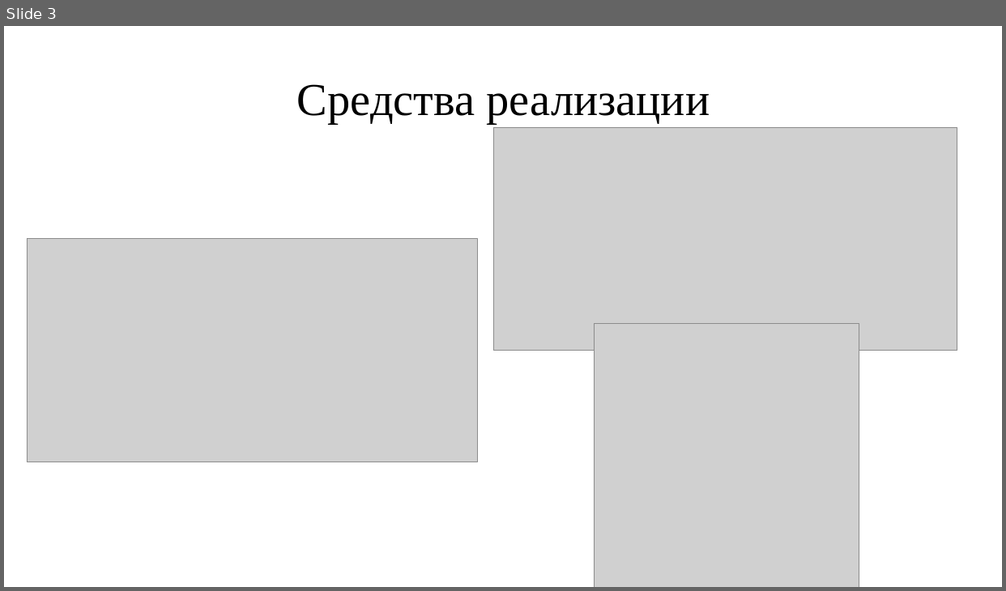
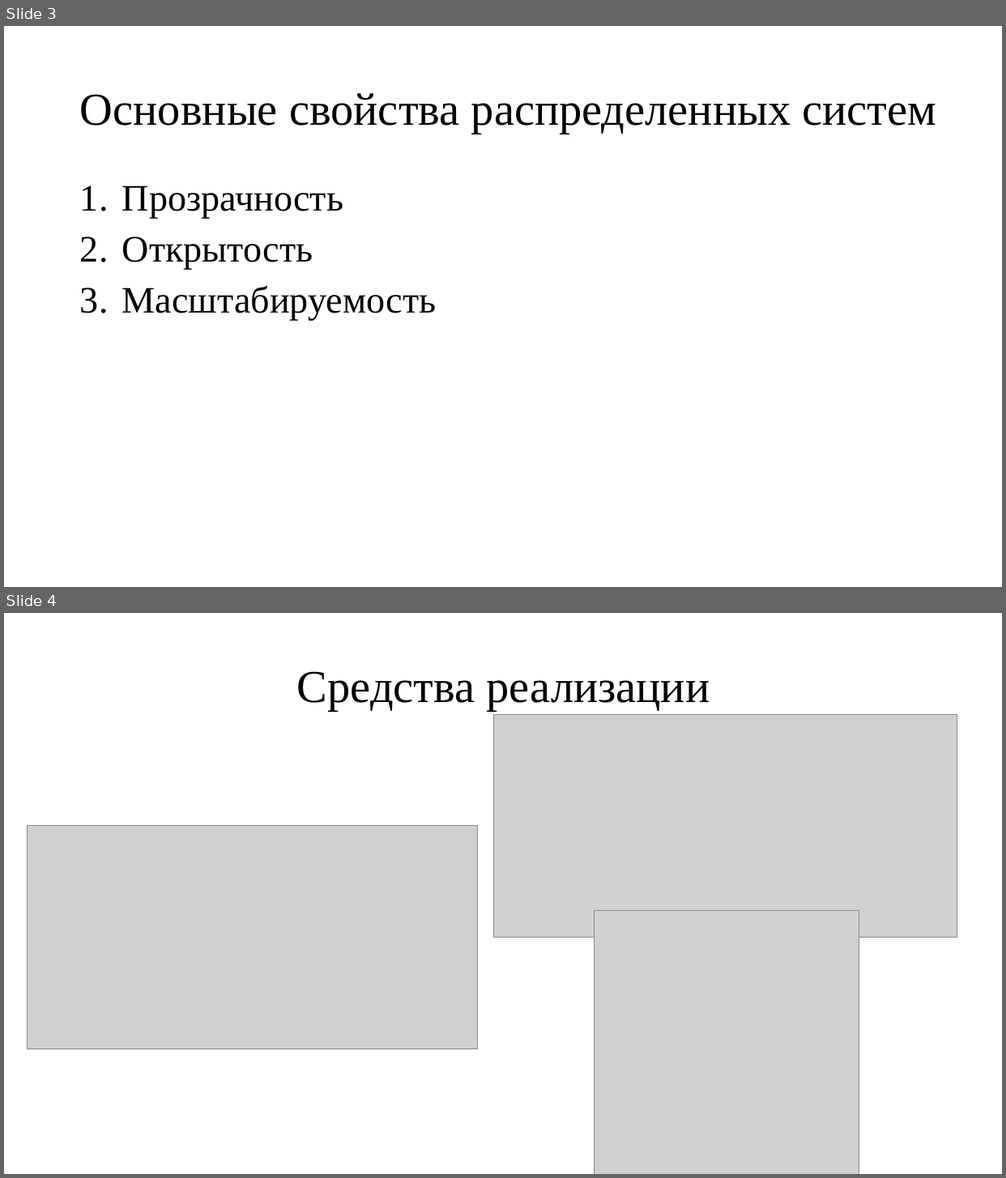
Before and after one commit to MrArnon/Kursovay, a slide deck: Kursac/КурсоваяПрезентация.pptx. Shown one above the other, each under a label of ours: slide 3 before the commit, slides 3 and 4 after it. The pictures are 1006x591 and 1006x1178 pixels, drawn with LibreOffice and Linux fonts; fonts in the diff are those of the drawing; grey boxes stand for pictures. Boxes give left, top, right and bottom in pixels: in the first picture for what was removed or moved away, otherwise in the second. Text is boxed around its words. In the diff, an @@ line names an element or a change of style, - is before the commit and + after.

```diff
--- a/Kursac/КурсоваяПрезентация.pptx
+++ b/Kursac/КурсоваяПрезентация.pptx
@@ slide 3 added at (4, 26, 1002, 587), background #FFFFFF @@
@@ title added at (80, 93, 937, 134), 44 pt, text #000000 @@
+Основные свойства распределенных систем
@@ text added at (122, 186, 437, 320), 36 pt, text #000000 @@
+1. Прозрачность
+2. Открытость
+3. Масштабируемость
@@ what was slide 3 is now slide 4 @@
```
Also in this commit, not shown: 4 slides changed.
